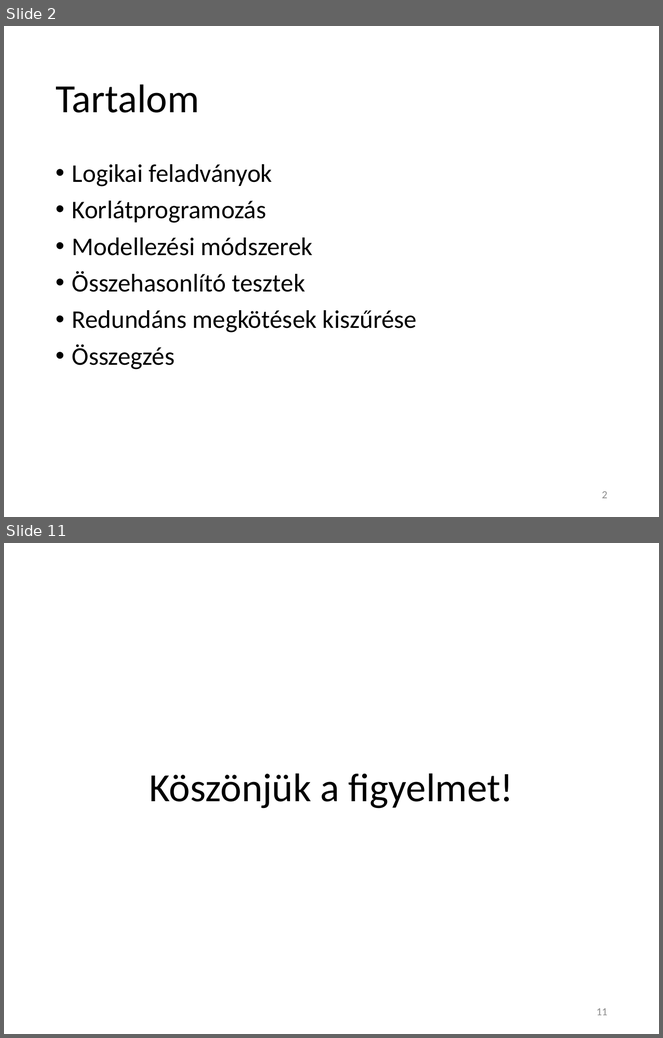
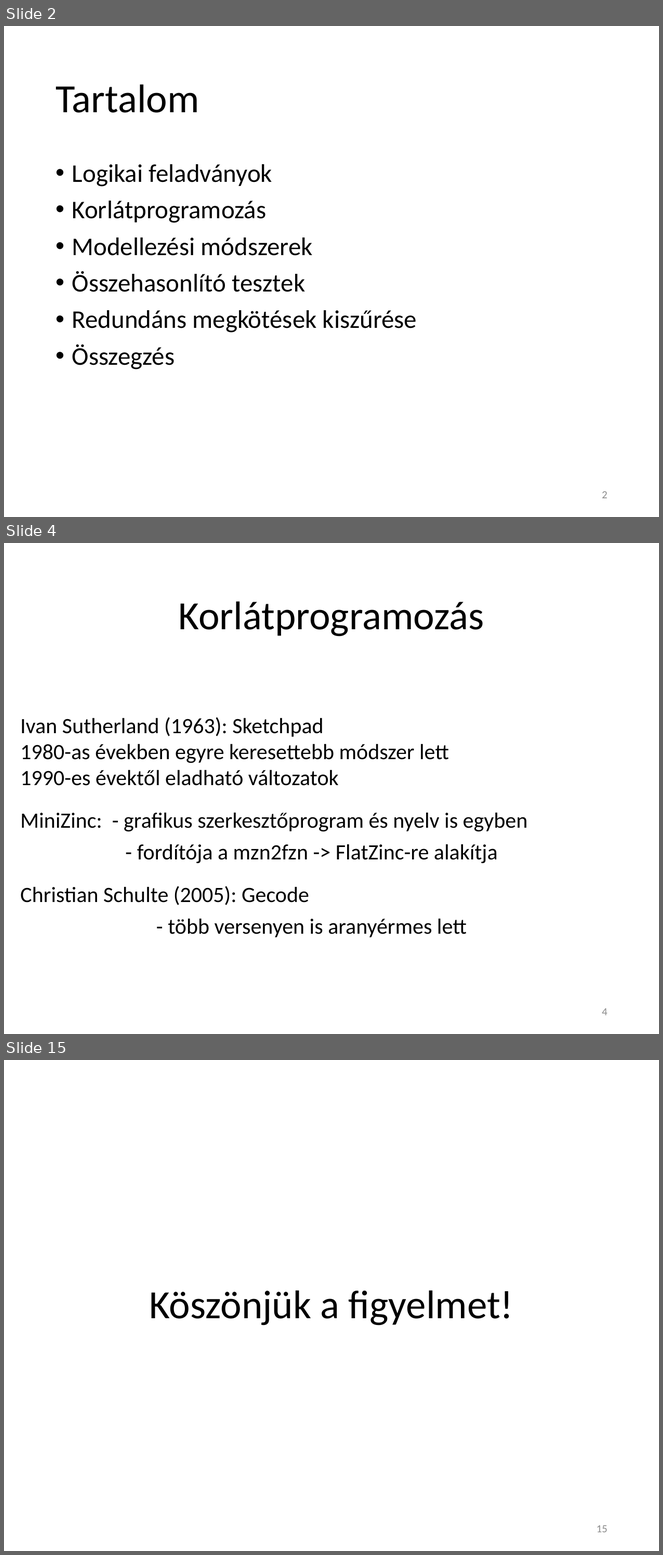
Before and after one commit to Teaching-projects/SZE-Peku221b, a slide deck: CP_Dolgozat/Előadás/Logikai feladványok megoldása korlátprogramozással.pptx. Shown one above the other, each under a label of ours: slides 2 and 11 before the commit, slides 2, 4 and 15 after it; the slides between them are not shown. The pictures are 663x1038 and 663x1555 pixels, drawn with LibreOffice and Linux fonts; fonts in the diff are those of the drawing. Boxes give left, top, right and bottom in pixels: in the first picture for what was removed or moved away, otherwise in the second. Text is boxed around its words. In the diff, an @@ line names an element or a change of style, - is before the commit and + after.

```diff
--- a/CP_Dolgozat/Előadás/Logikai feladványok megoldása korlátprogramozással.pptx
+++ b/CP_Dolgozat/Előadás/Logikai feladványok megoldása korlátprogramozással.pptx
@@ slide 4 added at box(4, 543, 659, 1034), background #FFFFFF @@
@@ title added at box(179, 601, 484, 637), 44 pt, text #000000 @@
+Korlátprogramozás
@@ text added at box(20, 717, 528, 938), 24 pt, text #000000 @@
+Ivan Sutherland (1963): Sketchpad
+1980-as években egyre keresettebb módszer lett
+1990-es évektől eladható változatok
+MiniZinc: - grafikus szerkesztőprogram és nyelv is egyben
+    - fordítója a mzn2fzn -> FlatZinc-re alakítja
+Christian Schulte (2005): Gecode
+        - több versenyen is aranyérmes lett
@@ page number added at box(602, 1008, 608, 1016), 12 pt, text #8C8C8C @@
+4
@@ what was slide 11 is now slide 15 @@
@@ page number at box(597, 1525, 608, 1533): text changed @@
-11
+15
```
Also in this commit, not shown: 4 slides changed, 7 other slides added, 4 slides removed.
